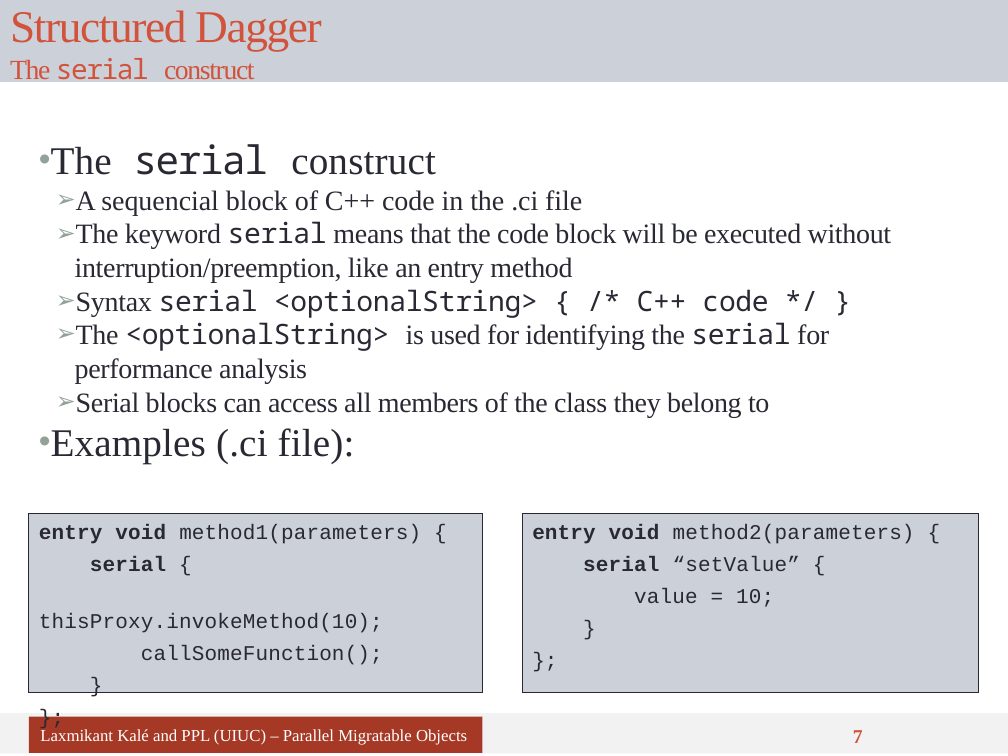
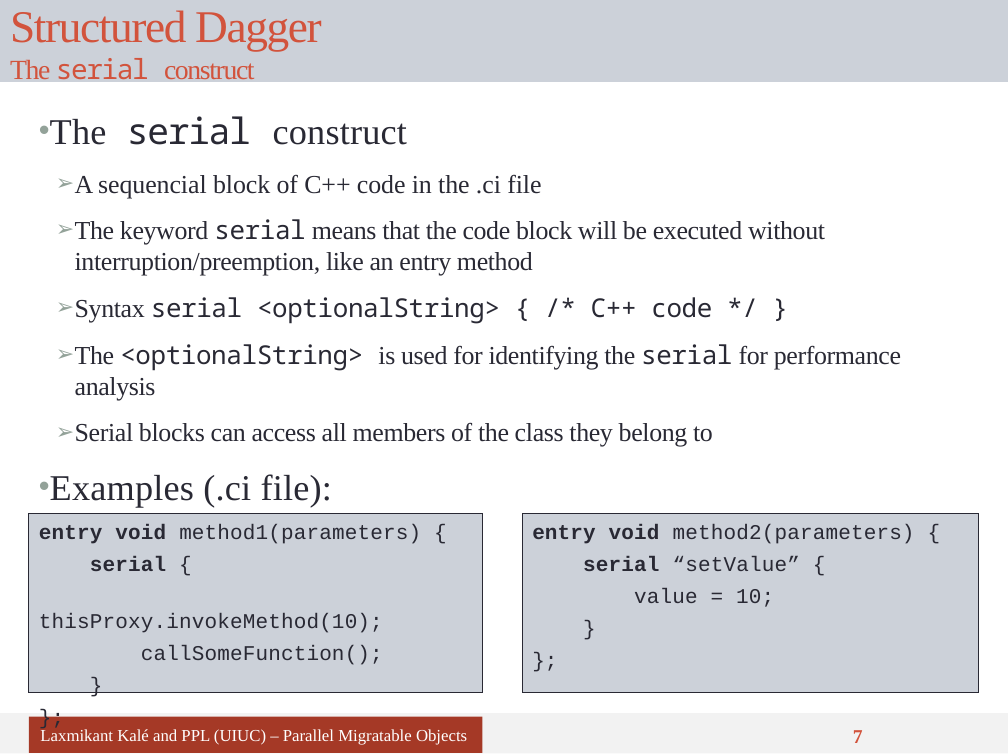
Before and after one commit to UIUC-PPL/charm_tutorial, a slide deck: slide 7 of tutorial-07-sdag.pptx. Drawn at 1008x756 pixels with LibreOffice and Linux fonts; fonts in the diff are those of the drawing. Boxes give left, top, right and bottom in pixels: in the first picture for what was removed or moved away, otherwise in the second. Text is boxed around its words. In the diff, an @@ line names an element or a change of style, - is before the commit and + after.

```diff
--- a/tutorial-07-sdag.pptx
+++ b/tutorial-07-sdag.pptx
@@ text "The serial construct": place and size @@
-text "The serial construct" at bbox=[51, 144, 892, 464]
+text "The serial construct" at bbox=[50, 116, 901, 507]
@@ text "The serial construct" at bbox=[50, 116, 901, 507]: size 28 to 25.9 pt in "The serial construct", "Examples (.ci file):"; size 20 to 18.5 pt in "A sequencial block of C++ code in ...", "The keyword serial means that the code ...", "Syntax serial <optionalString> { /* C++ code ...", "The <optionalString> is used for identifying the ..." and 1 more places @@
```
Also in this commit, not shown: 6 other slides changed.
